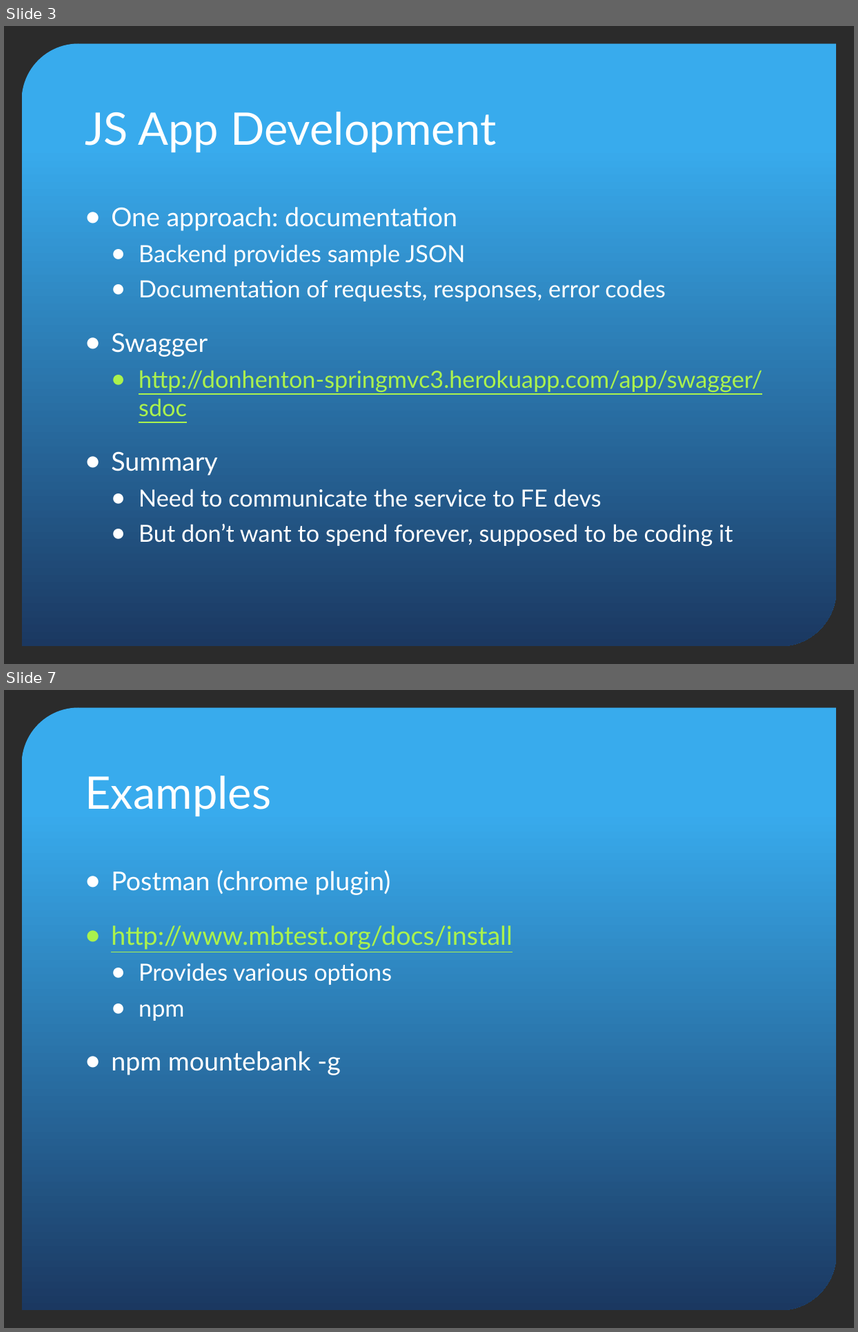
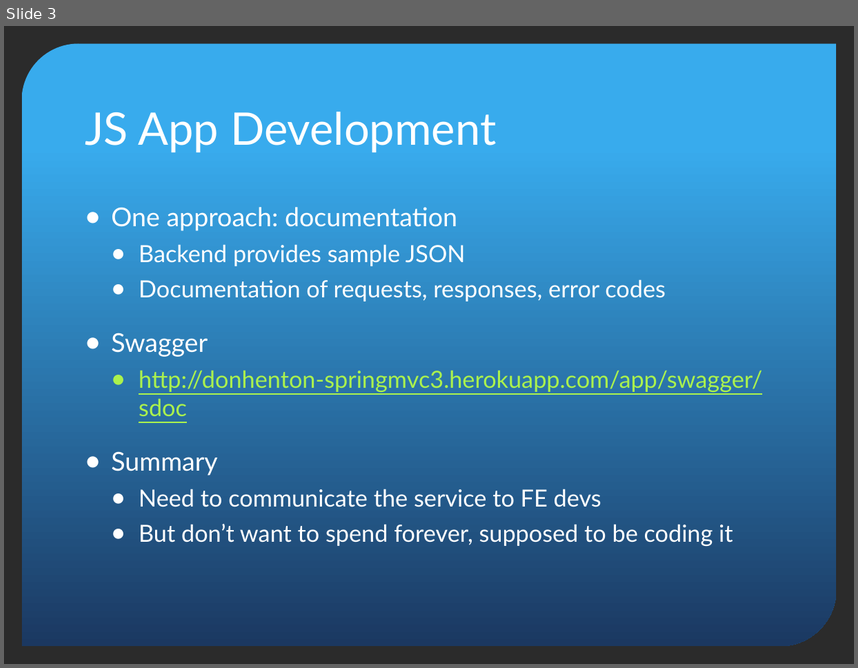
Before and after one commit to donhenton/mountebank-UI, a slide deck: docs/madjs/MADJS-Mountebank.pptx. Shown one above the other, each under a label of ours: slides 3 and 7 before the commit, slide 3 after it; the slides between them are not shown. The pictures are 858x1332 and 858x668 pixels, drawn with LibreOffice and Linux fonts; fonts in the diff are those of the drawing; background and template pictures are left out; a plain dark background stands for a picture behind light text. Boxes give left, top, right and bottom in pixels: in the first picture for what was removed or moved away, otherwise in the second. Text is boxed around its words. In the diff, an @@ line names an element or a change of style, - is before the commit and + after.

```diff
--- a/docs/madjs/MADJS-Mountebank.pptx
+++ b/docs/madjs/MADJS-Mountebank.pptx
@@ slide 7 removed at bbox=[4, 690, 854, 1328], background picture (left out); not listed: 1 template element that a slide beside it also shows @@
@@ title removed at bbox=[85, 776, 271, 816] @@
-Examples
@@ text removed at bbox=[111, 870, 513, 1075] @@
-● Postman (chrome plugin)
-● http://www.mbtest.org/docs/install
-  ● Provides various options
-  ● npm
-● npm mountebank -g
```
Also in this commit, not shown: 3 slides changed, 3 slides added, 2 other files.
